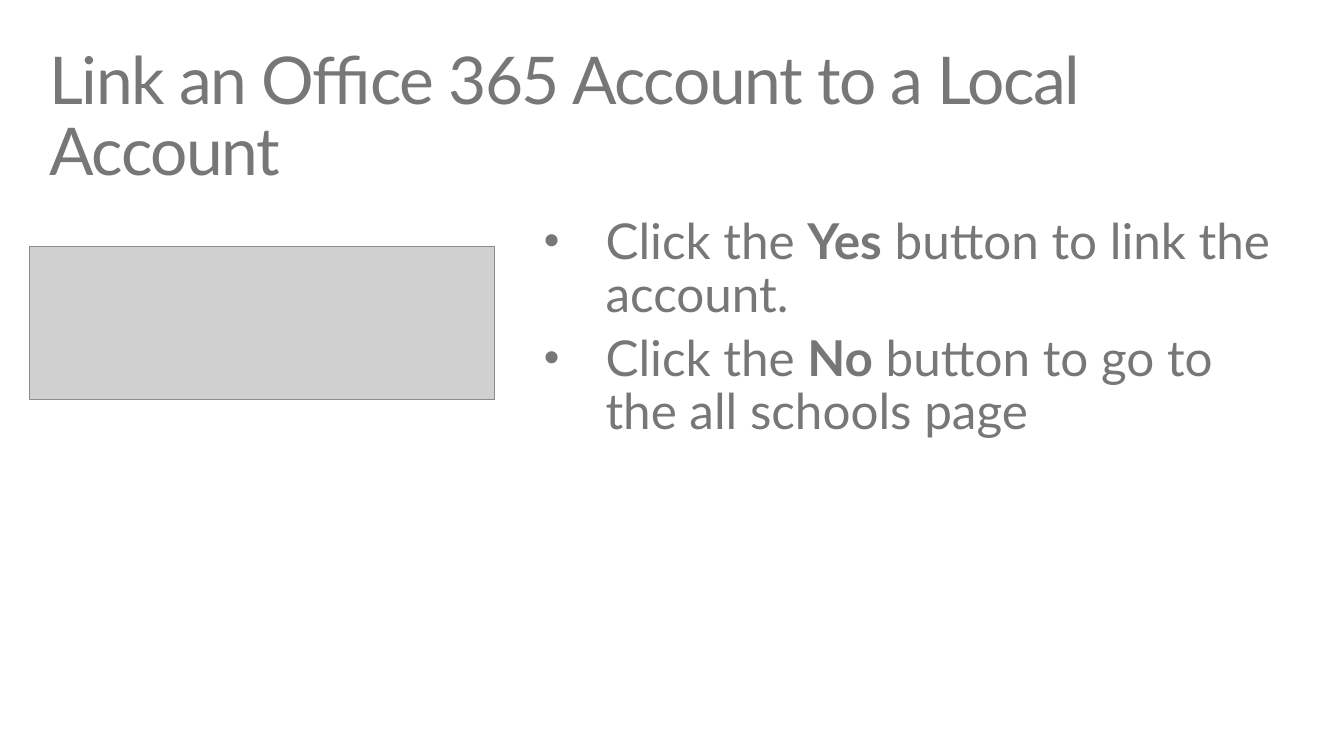
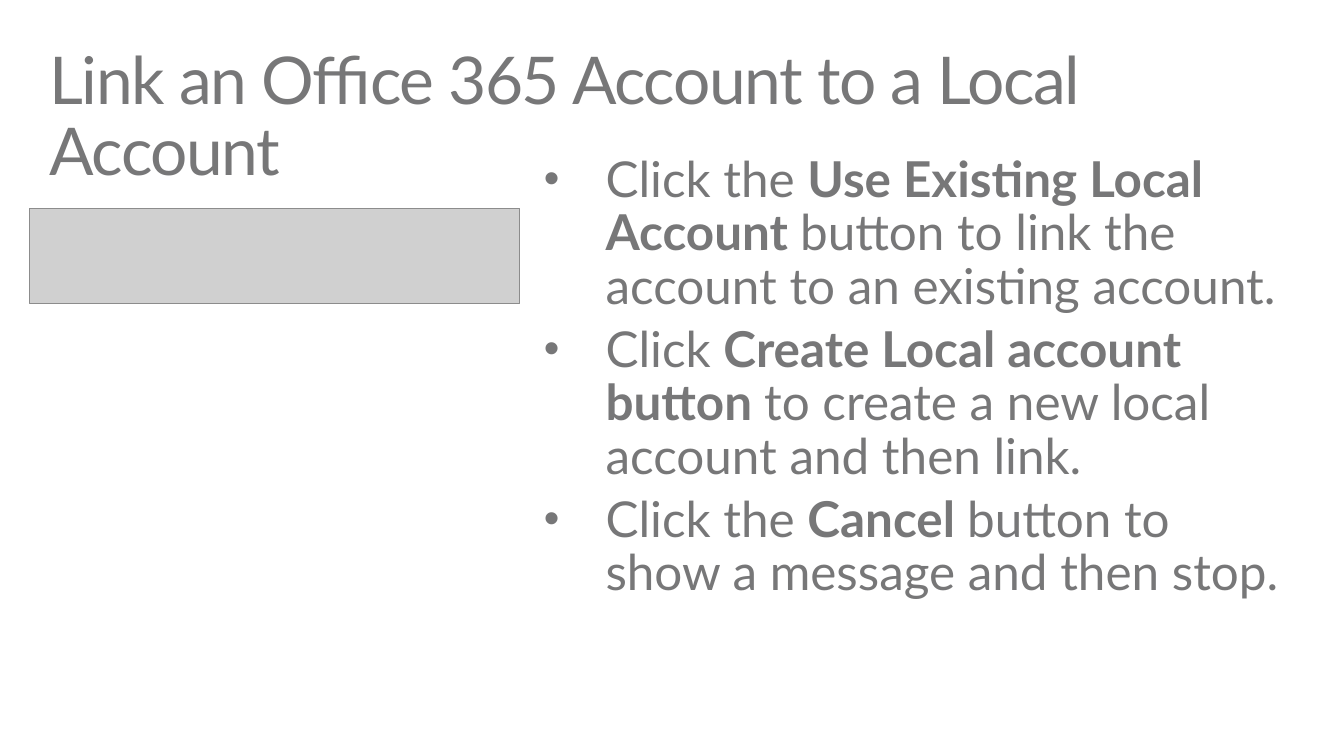
Before and after one commit to TJVering/EDUGraphAPI, a slide deck: slide 25 of EDU GRAPH-API Demo Script.pptx (slide 23 before the commit). Drawn at 1344x756 pixels with LibreOffice and Linux fonts; fonts in the diff are those of the drawing; grey boxes stand for pictures. Boxes give left, top, right and bottom in pixels: in the first picture for what was removed or moved away, otherwise in the second. Text is boxed around its words. In the diff, an @@ line names an element or a change of style, - is before the commit and + after.

```diff
--- a/EDU GRAPH-API Demo Script.pptx
+++ b/EDU GRAPH-API Demo Script.pptx
@@ text at (606,160,1278,599): text changed @@
-• Click the Yes button to link the account.
-• Click the No button to go to the all schools page
+• Click the Use Existing Local Account button to link the account to an existing account.
+• Click Create Local account button to create a new local account and then link.
+• Click the Cancel button to show a message and then stop.
@@ picture added at (30,209,520,304) @@
@@ picture removed at (30,246,494,399) @@
```
Also in this commit, not shown: 9 other slides changed, 11 slides added, 3 slides removed, 27 other files.
